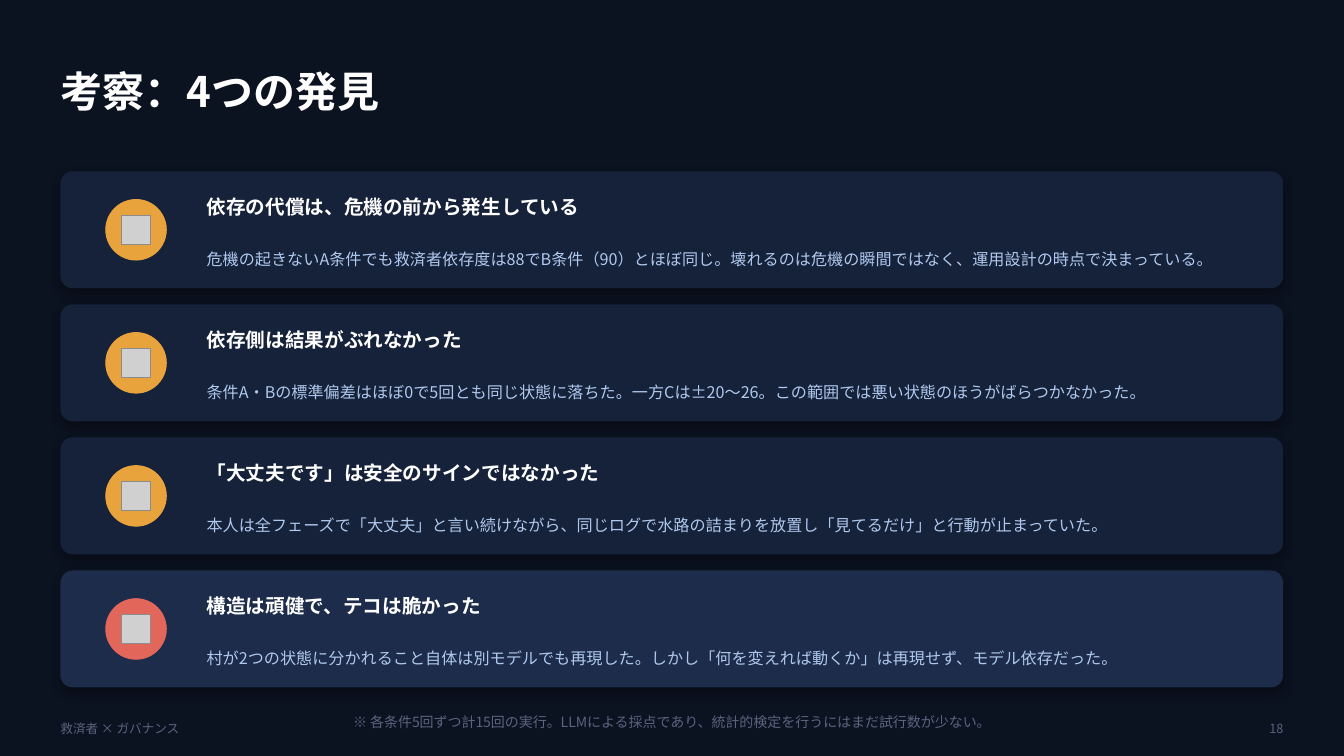
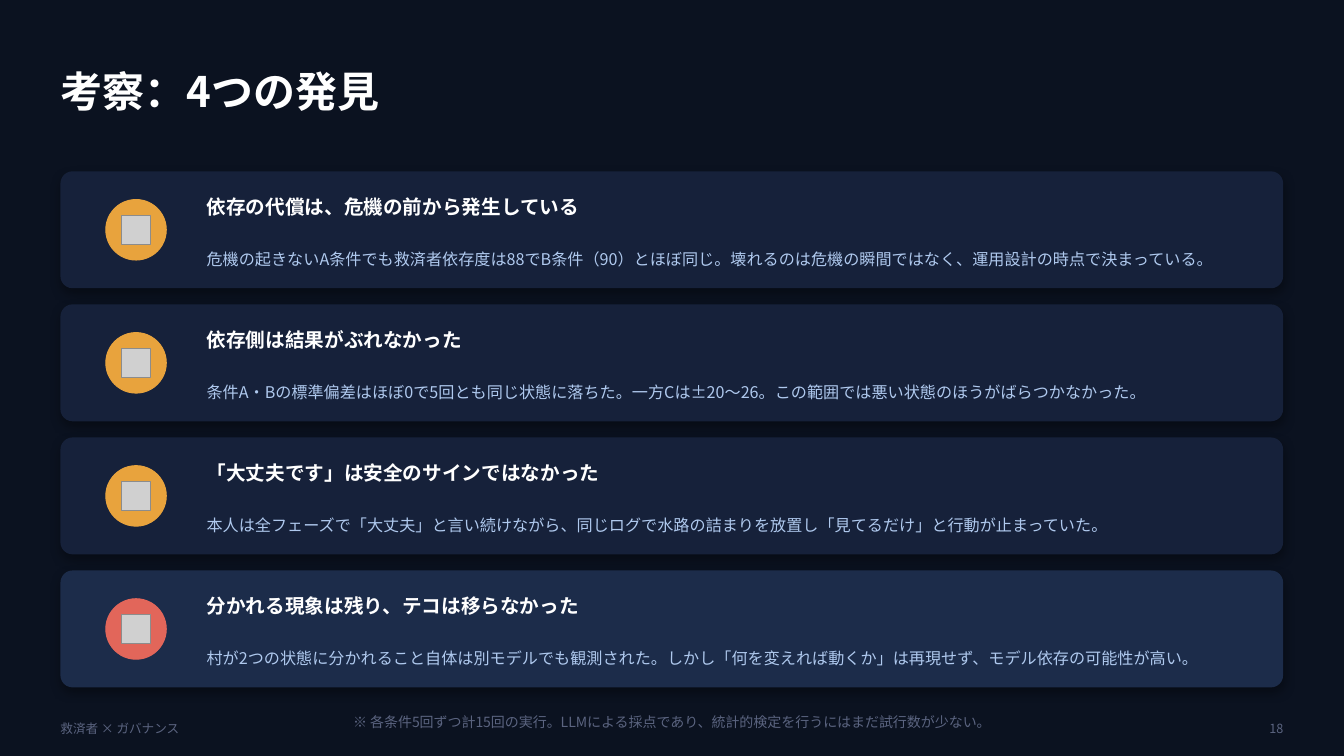
Before and after one commit to sakurako-cottoncandy/beyond-the-savior, a slide deck: slide 18 of docs/Beyond_the_Savior.pptx. Drawn at 1344x756 pixels with LibreOffice and Linux fonts; fonts in the diff are those of the drawing; grey boxes stand for pictures. Boxes give left, top, right and bottom in pixels: in the first picture for what was removed or moved away, otherwise in the second. Text is boxed around its words. In the diff, an @@ line names an element or a change of style, - is before the commit and + after.

Commit message:
Fable 5による外部監査を実施し、指摘11件をすべて反映
経緯を知らないモデルに提出物の全文とデータの真値を渡して監査させた
（src/audit_docs.py を追加）。自分の点検では見つからなかった誤りが出た。

■ 重要度 高
- 考察1の救済者依存度が誤り。A=90と書いていたが真値は88（B=90）。
  同じ文書のスコア表ともスライドとも食い違っていた
- 「巻き込むことのほうが効いていることを示している」という断定が、
  後段の「Opus 5では再現しなかった／Sonnet 4.5で観測された仮説」と矛盾。
  「この条件では対応していたことを示唆する」に変更

■ 重要度 中
- 「条件Cを各5回ずつ計25回走らせた」は誤り。L1は条件Cの流用なので
  新規実行は20回。再現手順にもL1は再実行不要である旨を明記
- スライド18「モデル依存だった」→「モデル依存の可能性が高い」
  （RESULTS.md側の留保付き表現と揃えた）
- スライド11「条件Bの標準偏差±0.0」はSD=0が5指標中3指標のみ。「（3指標）」と限定
- 考察3に代替説明を追加。条件Bのスコアが5回とも15/95/90ちょうどなのは
  村の力学が安定していたのではなく、極端なログに審査役が定型的な点を
  付けやすい性質の反映かもしれない。本データでは両者を区別できない
  （この指摘は自分では思いつかなかった観点）

■ 重要度 低
- 「本人の変化量はほぼ同じ」がL1→L3限定である旨を冒頭とREADMEに明示
  （L3→L4は37.8対79.2で2倍違う）
- 3介入差の表に符号を併記。L1→L4はSonnet+2.0/Opus-5.6で方向が逆
- 「Cの最悪回はA/Bの最良回より良い」を「5指標中4指標で」に限定
  （依存度のみ80対80で同値）
- READMEのeffort lowに「思考は発生しておらず結果に影響なし」を注記
- ターン単位で波及が見られない件に、語句照合が拾い損ねている可能性を追記

監査レポート本体は docs/audit_report_fable5.md に保存。
データ・分析結果・結論の骨子は変更していない。

```diff
--- a/docs/Beyond_the_Savior.pptx
+++ b/docs/Beyond_the_Savior.pptx
@@ text at (x1=207, y1=596, x2=579, y2=615): text changed @@
-構造は頑健で、テコは脆かった
+分かれる現象は残り、テコは移らなかった
@@ text at (x1=207, y1=650, x2=1198, y2=666): text changed @@
-村が2つの状態に分かれること自体は別モデルでも再現した。しかし「何を変えれば動くか」は再現せず、モデル依存だった。
+村が2つの状態に分かれること自体は別モデルでも観測された。しかし「何を変えれば動くか」は再現せず、モデル依存の可能性が高い。
```
Also in this commit, not shown: 1 other slide changed, 6 other files.
